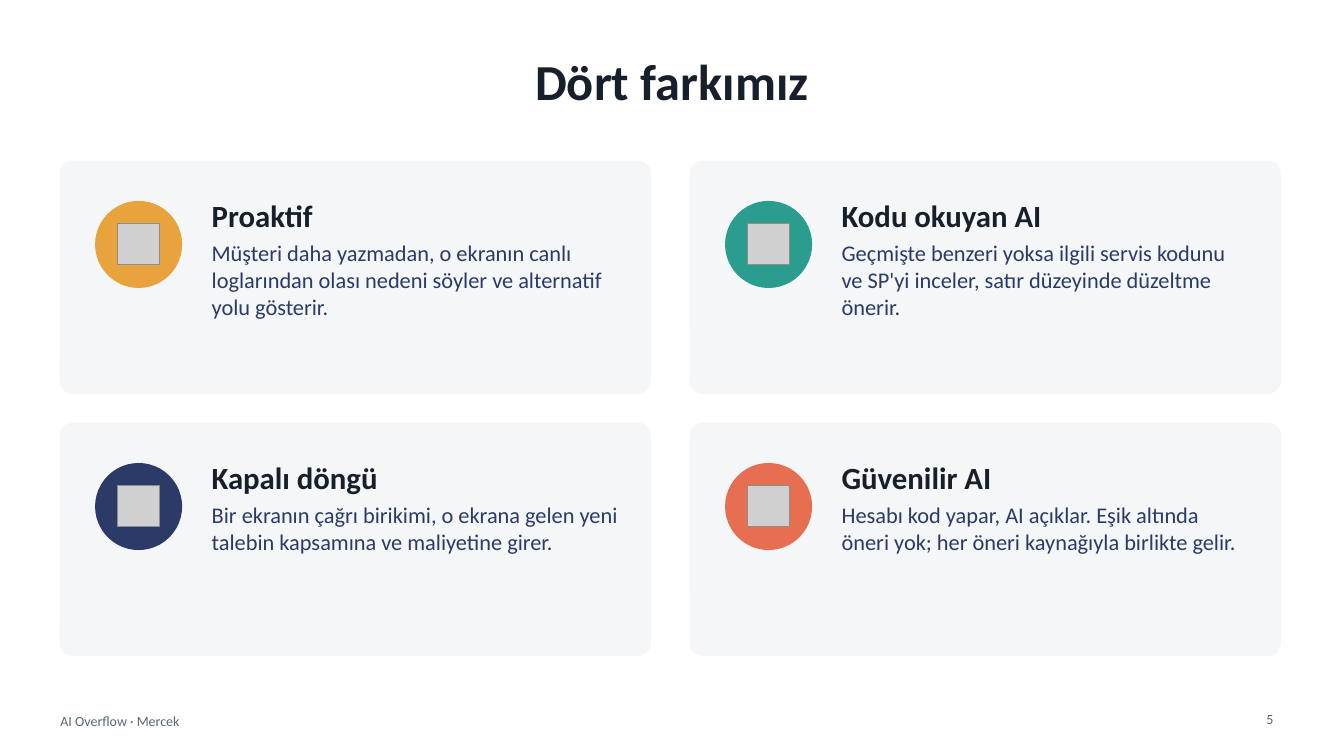
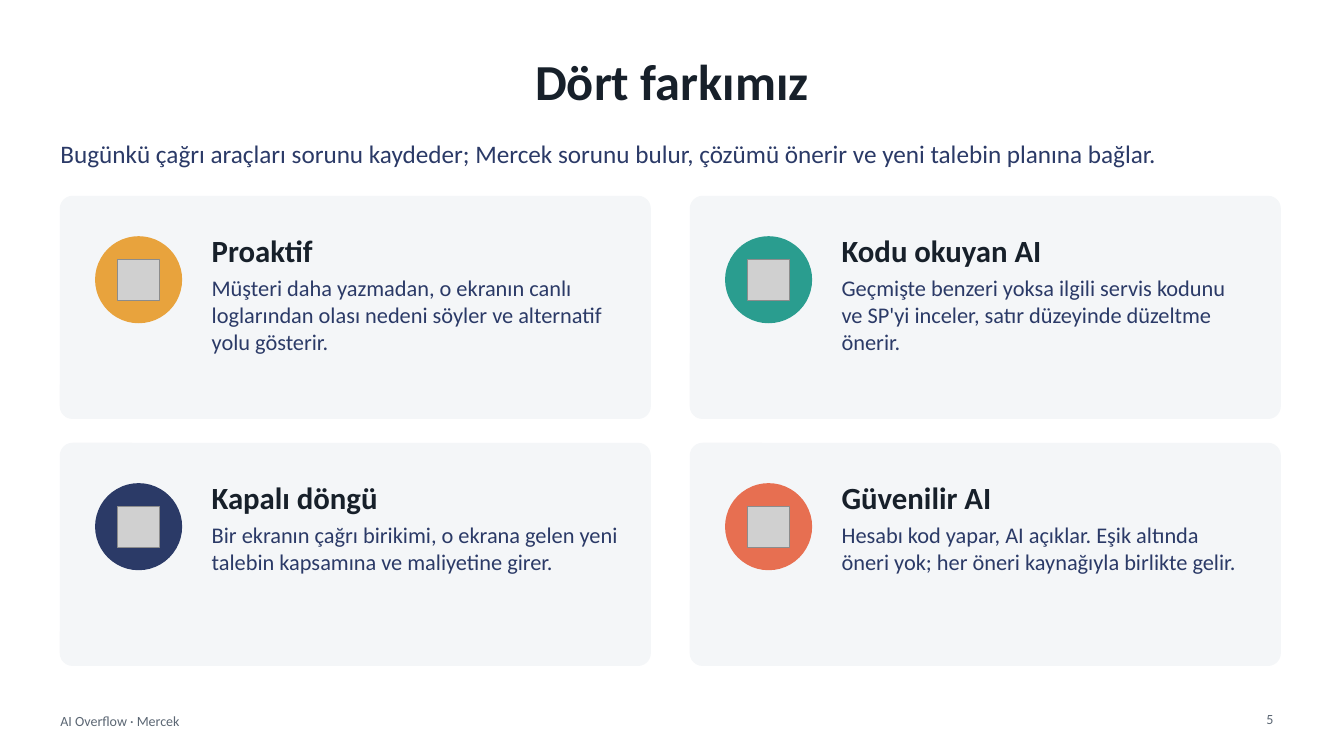
Before and after one commit to SeyhanAmasyalii/ZTHackathonStudy, a slide deck: slide 5 of presentation/Mercek_AI_Overflow_Sunum.pptx. Drawn at 1344x756 pixels with LibreOffice and Linux fonts; fonts in the diff are those of the drawing; grey boxes stand for pictures. Boxes give left, top, right and bottom in pixels: in the first picture for what was removed or moved away, otherwise in the second. Text is boxed around its words. In the diff, an @@ line names an element or a change of style, - is before the commit and + after.

```diff
--- a/presentation/Mercek_AI_Overflow_Sunum.pptx
+++ b/presentation/Mercek_AI_Overflow_Sunum.pptx
@@ text added at (60, 145, 1156, 168), 18 pt, text #2B3A67 @@
+Bugünkü çağrı araçları sorunu kaydeder; Mercek sorunu bulur, çözümü önerir ve yeni talebin planına bağlar.
@@ rounded rectangle: place and size @@
-rounded rectangle at (60, 161, 650, 393)
+rounded rectangle at (60, 197, 650, 418)
@@ proportions changed in 4 elements at (60, 444, 650, 665), (691, 444, 1280, 665), (60, 197, 650, 418), (691, 197, 1280, 418) @@
@@ rounded rectangle: place and size @@
-rounded rectangle at (691, 161, 1280, 393)
+rounded rectangle at (691, 197, 1280, 418)
@@ text "Proaktif": place and size @@
-text "Proaktif" at (212, 205, 601, 319)
+text "Proaktif" at (212, 240, 601, 354)
@@ 2 pictures, 2 ellipses: place and size @@
-2 pictures, 2 ellipses at (96, 202, 812, 287)
+2 pictures, 2 ellipses at (96, 237, 812, 323)
@@ text "Kodu okuyan AI": place and size @@
-text "Kodu okuyan AI" at (842, 205, 1225, 315)
+text "Kodu okuyan AI" at (842, 240, 1225, 350)
@@ rounded rectangle: place and size @@
-rounded rectangle at (60, 423, 650, 655)
+rounded rectangle at (60, 444, 650, 665)
@@ rounded rectangle: place and size @@
-rounded rectangle at (691, 423, 1280, 655)
+rounded rectangle at (691, 444, 1280, 665)
@@ text "Kapalı döngü": place and size @@
-text "Kapalı döngü" at (212, 467, 618, 554)
+text "Kapalı döngü" at (212, 487, 618, 574)
@@ text "Güvenilir AI": place and size @@
-text "Güvenilir AI" at (842, 467, 1236, 554)
+text "Güvenilir AI" at (842, 487, 1236, 574)
@@ 2 pictures, 2 ellipses: place and size @@
-2 pictures, 2 ellipses at (96, 464, 812, 549)
+2 pictures, 2 ellipses at (96, 484, 812, 570)
```
Also in this commit, not shown: 3 other slides changed, 1 other file.
